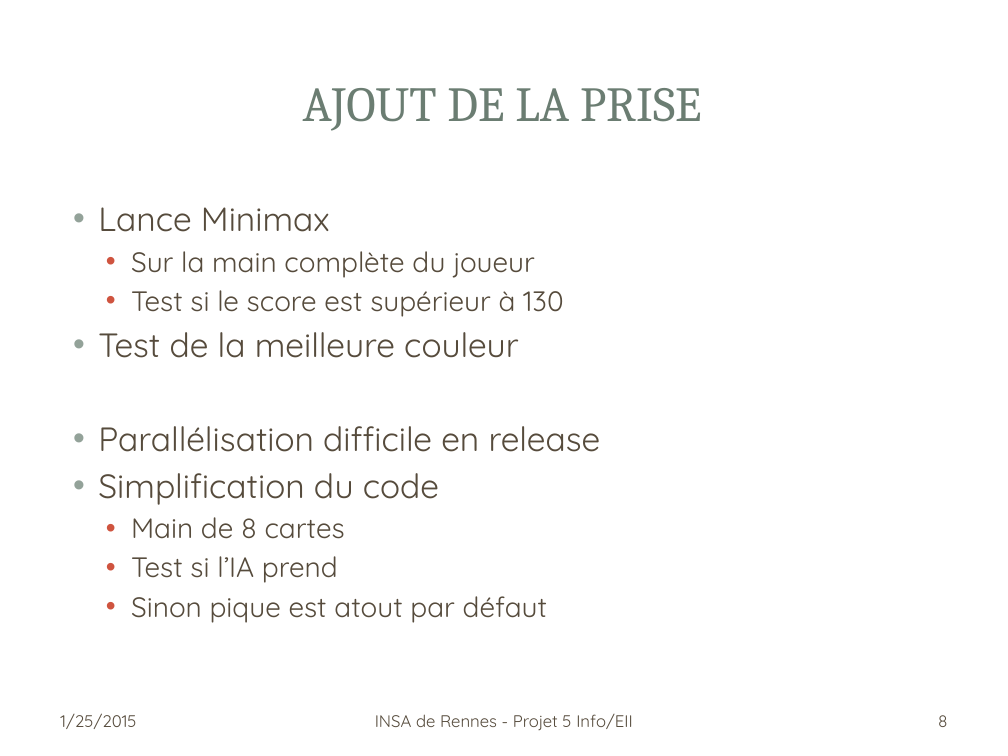
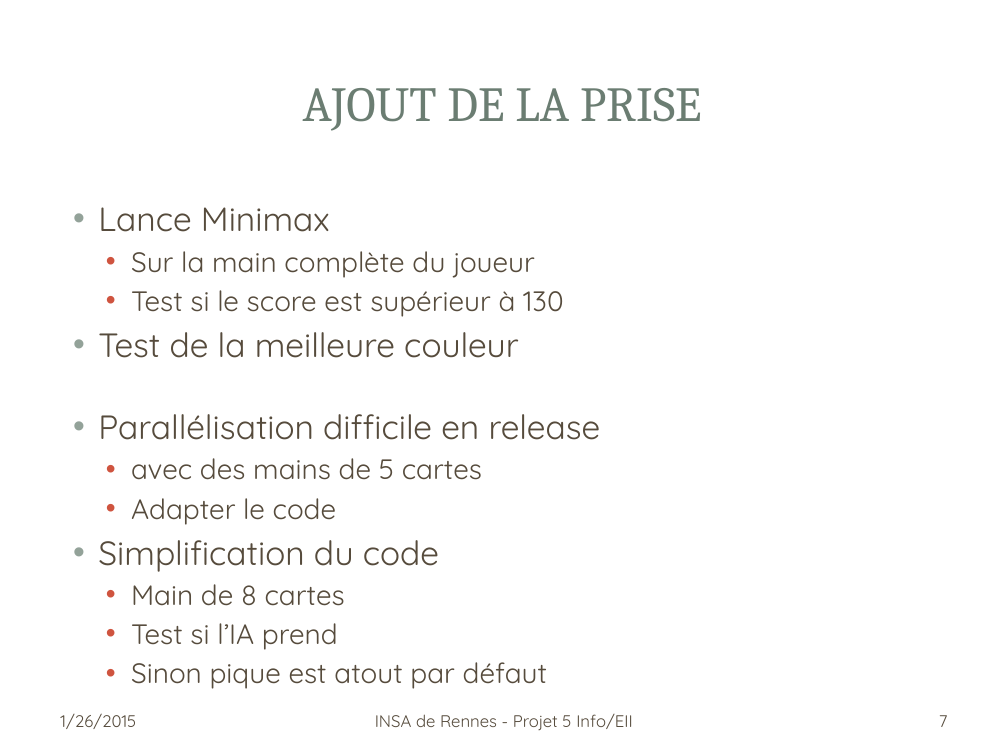
Before and after one commit to aurrelhebert/Projet_Belote, a slide deck: slide 7 of doc/presentation.pptx (slide 8 before the commit). Drawn at 1008x756 pixels with LibreOffice and Linux fonts; fonts in the diff are those of the drawing; background and template pictures are left out. Boxes give left, top, right and bottom in pixels: in the first picture for what was removed or moved away, otherwise in the second. Text is boxed around its words. In the diff, an @@ line names an element or a change of style, - is before the commit and + after.

Commit message:
doc v3

```diff
--- a/doc/presentation.pptx
+++ b/doc/presentation.pptx
@@ text at box(131, 458, 482, 525): paragraphs added @@
+  • avec des mains de 5 cartes
+  • Adapter le code
@@ text at box(60, 713, 136, 729): text changed @@
-1/25/2015
+1/26/2015
@@ page number at box(939, 715, 948, 727): text changed @@
-8
+7
```
Also in this commit, not shown: 10 other slides changed, 1 slide removed.
